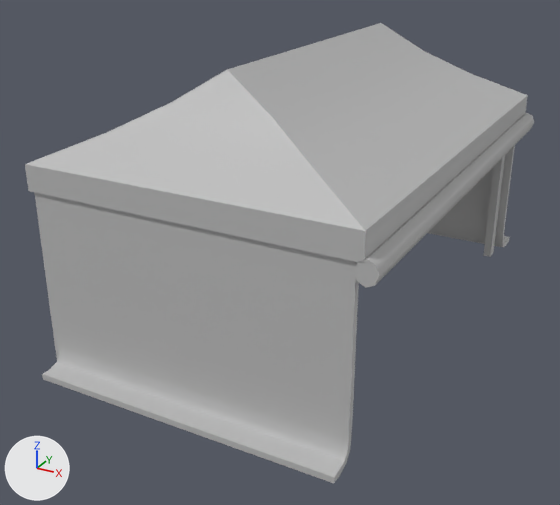
What one commit did to the FBX model Assets/Modelings/Pocha/fbx_pocha.fbx.
One viewpoint serves both versions: a 50 mm camera at (8.85, -11.27, 6.79) aimed at (2.71, -0.11, 1.2). Arrows for +X, +Y and +Z are at lower left; the lights stay in place. Where no turn or scale is listed for an object, it has been applied to the vertices.

The first picture shows 'fbx_pocha'.
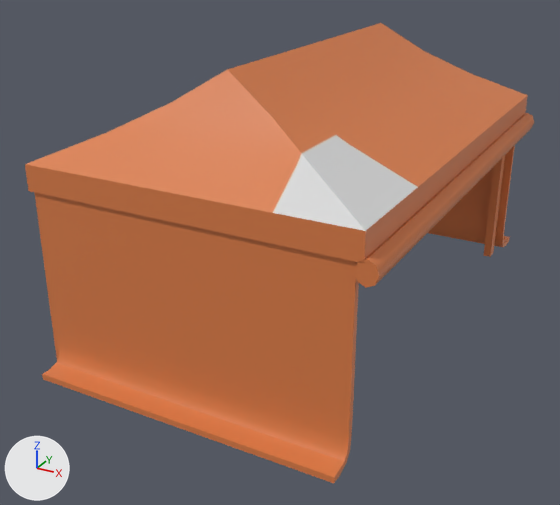
Location of each change, (x1, y1, x2, y2) in pixels of the pictures (560 x 505 px):
'fbx_pocha', surface changed (grey to orange)
    both: (25, 23, 534, 483)

What the commit changed:
Picture 'pocha.jpg' (img_pocha_jpg) is new.
In material 'mat_lambert_pocha' (mat_mat_lambert_pocha), base_color is no longer (0.5, 0.5, 0.5), grey #bcbcbc.
In material 'mat_lambert_pocha' (mat_mat_lambert_pocha), texture is now set to img_pocha_jpg.
